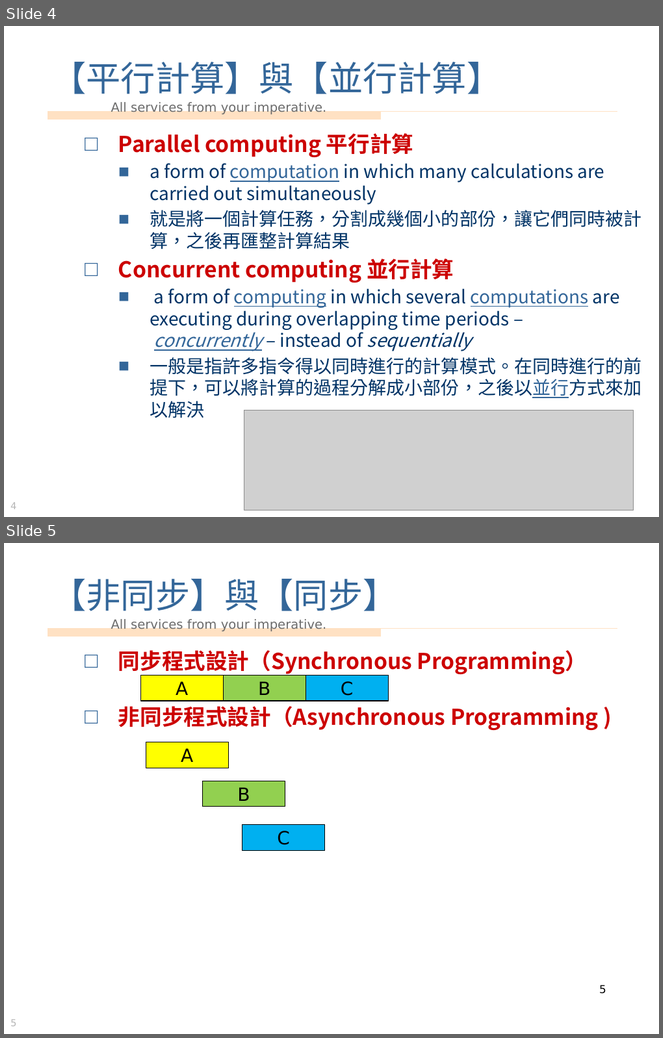
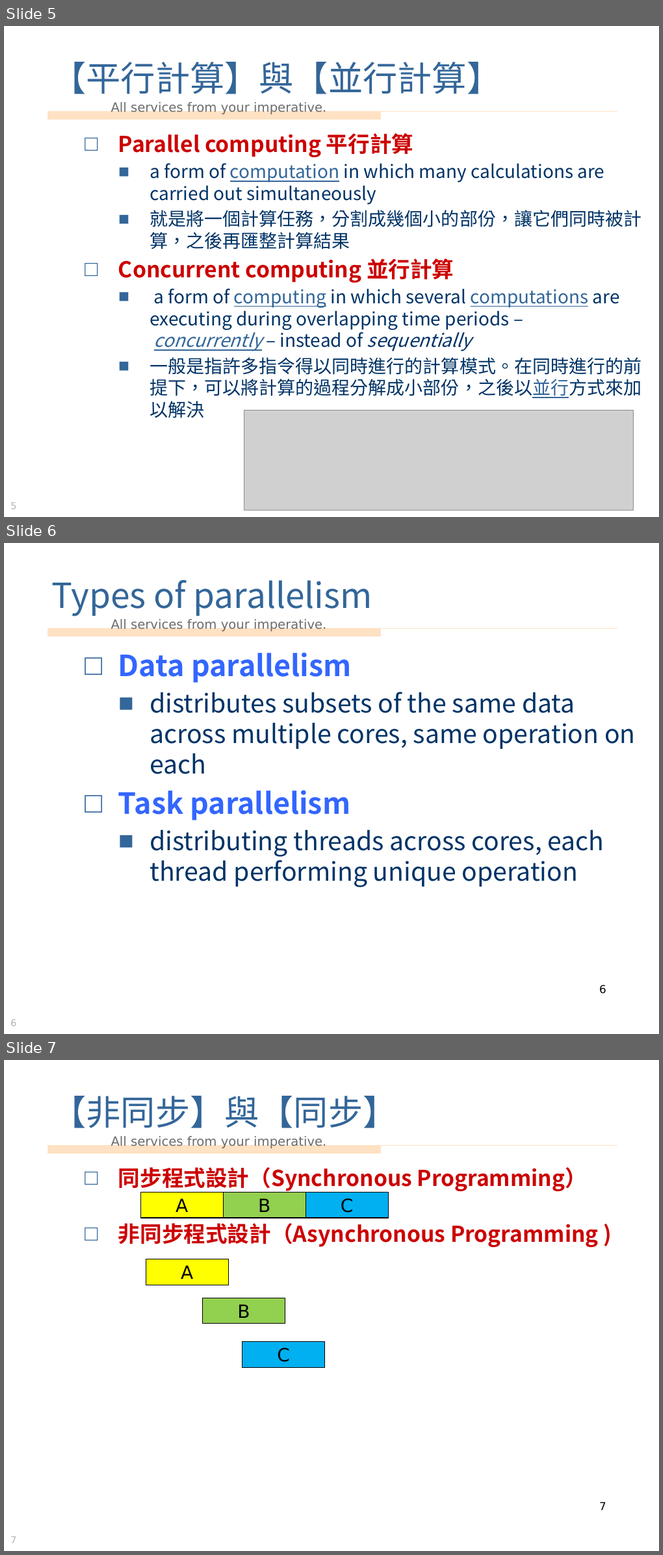
Before and after one commit to vulcanlee/Parallel_Asynchronous_Sample, a slide deck: 多執行緒處理和非同步處理.pptx. Shown one above the other, each under a label of ours: slides 4 and 5 before the commit, slides 5, 6 and 7 after it. The pictures are 663x1038 and 663x1555 pixels, drawn with LibreOffice and Linux fonts; fonts in the diff are those of the drawing; grey boxes stand for pictures; background and template pictures are left out. Boxes give left, top, right and bottom in pixels: in the first picture for what was removed or moved away, otherwise in the second. Text is boxed around its words. In the diff, an @@ line names an element or a change of style, - is before the commit and + after.

```diff
--- a/多執行緒處理和非同步處理.pptx
+++ b/多執行緒處理和非同步處理.pptx
@@ slide 6 added at (4,543,659,1034), background picture (left out); not listed: 4 template elements that a slide beside it also shows @@
@@ title added at (51,580,373,616), 38 pt, text #336699 @@
+Types of parallelism
@@ text added at (118,652,636,887), 28 pt, text #003366 @@
+□ Data parallelism
+  ■ distributes subsets of the same data across multiple cores, same operation on each
+□ Task parallelism
+  ■ distributing threads across cores, each thread performing unique operation
@@ page number added at (599,985,607,994), 12 pt, text #000000 @@
+6
@@ what was slide 4 is now slide 5 @@
@@ page number at (10,502,16,510): text changed @@
-4
+5
@@ what was slide 5 is now slide 7 @@
@@ page number at (599,1502,607,1510): text changed @@
-5
+7
@@ page number at (10,1536,16,1544): text changed @@
-5
+7
```
Also in this commit, not shown: 4 slides changed, 5 other slides added, 2 other files.
